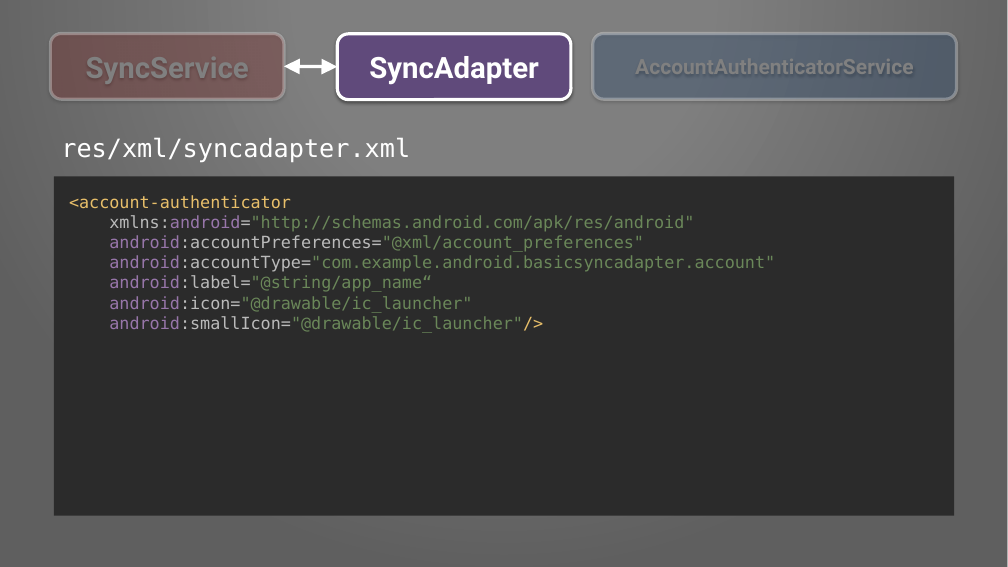
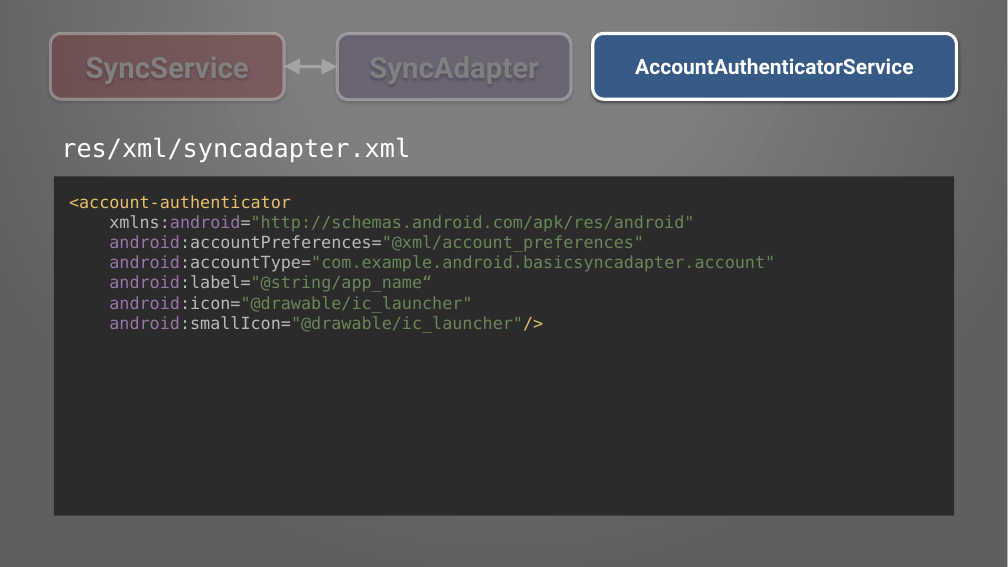
Before and after one commit to Pixplicity/sync-demo, a slide deck: slide 32 of I've been doing some syncing.pptx (slide 31 before the commit). Drawn at 1008x567 pixels with LibreOffice and Linux fonts; fonts in the diff are those of the drawing; background and template pictures are left out. Boxes give left, top, right and bottom in pixels: in the first picture for what was removed or moved away, otherwise in the second. Text is boxed around its words. In the diff, an @@ line names an element or a change of style, - is before the commit and + after.

```diff
--- a/I've been doing some syncing.pptx
+++ b/I've been doing some syncing.pptx
@@ rounded rectangle "SyncAdapter" at [337, 34, 571, 100]: text colour #FFFFFF to #808080; fill #604A7B to #604A7B at 30% opacity @@
@@ rounded rectangle "AccountAuthenticatorService" at [593, 33, 957, 99]: text colour #808080 to #FFFFFF; fill #365A86 at 30% opacity to #365A86 @@
```
Also in this commit, not shown: 3 other slides changed.
